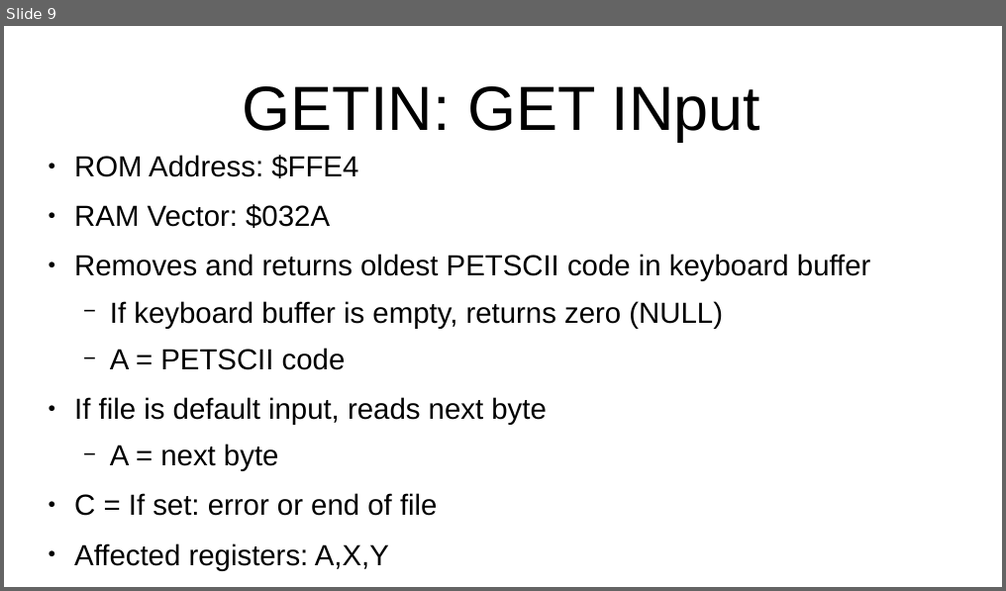
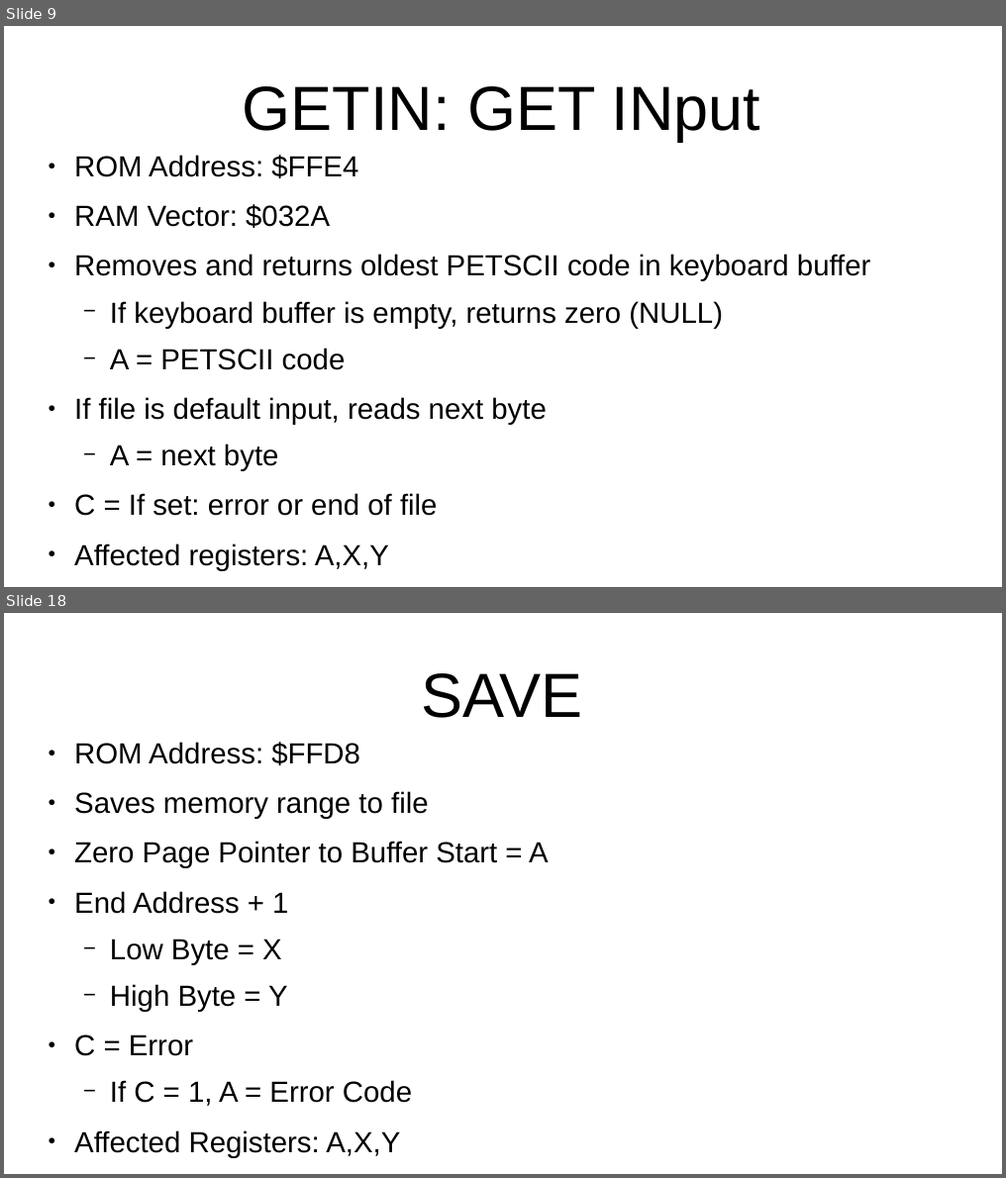
Before and after one commit to SlithyMatt/x16-assembly-tutorial, a slide deck: Lesson8/Lesson8.odp. Shown one above the other, each under a label of ours: slide 9 before the commit, slides 9 and 18 after it; the slides between them are not shown. The pictures are 1006x591 and 1006x1178 pixels, drawn with LibreOffice and Linux fonts; fonts in the diff are those of the drawing. Boxes give left, top, right and bottom in pixels: in the first picture for what was removed or moved away, otherwise in the second. Text is boxed around its words. In the diff, an @@ line names an element or a change of style, - is before the commit and + after.

Commit message:
started lesson 8 script

```diff
--- a/Lesson8/Lesson8.odp
+++ b/Lesson8/Lesson8.odp
@@ slide 18 added at (x1=4, y1=613, x2=1002, y2=1174), background #FFFFFF @@
@@ title added at (x1=421, y1=673, x2=582, y2=718), 60 pt, text #000000 @@
+SAVE
@@ text added at (x1=74, y1=742, x2=548, y2=1157), 28 pt, text #000000 @@
+● ROM Address: $FFD8
+● Saves memory range to file
+● Zero Page Pointer to Buffer Start = A
+● End Address + 1
+  − Low Byte = X
+  − High Byte = Y
+● C = Error
+  − If C = 1, A = Error Code
+● Affected Registers: A,X,Y
```
Also in this commit, not shown: 3 slides changed, 8 other slides added, 1 slide removed, 1 other file.
